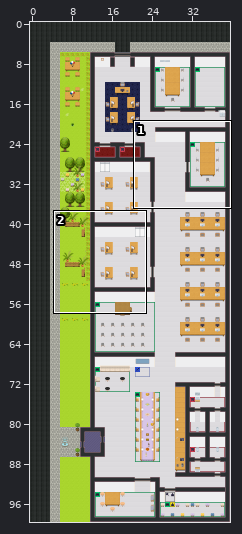
One commit to this Tiled map (JSON): map.tmj. Above, an overview of the earlier version with the close-up marked.
Close-up. As it was:
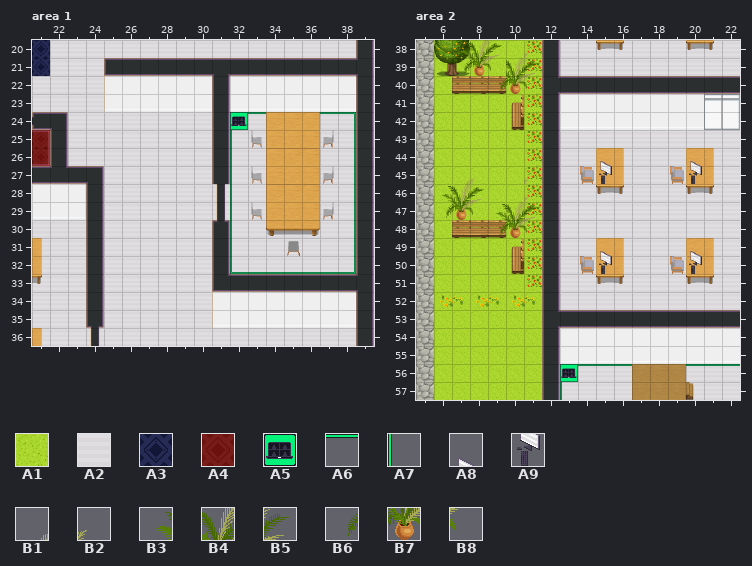
Cells are 32x32 px. Shown: area 1 x 21..39, y 20..36; area 2 x 5..22, y 38..57. The commit also changed other parts of the map, which this record leaves out.
Key: from "Chunk 1": A1 4, A2 5, A3 6, A4 7, A5 13, A6 14, A7 16, A8 190, A9 192, B1 201, B2 202, B3 203, B4 204, B5 205, B6 206, B7 207, B8 208.
__ is an empty cell, ## one hidden under a higher layer.
Layers that did not change in this view are not listed.
Layer "floor/floor1" before, area 1, first column x 21:
20 A3 A2 A2 A2 A2 A2 A2 A2 A2 A2
21 A3 A2 A2 A2 __ __ __ __ __ __
22 A2 A2 A2 A2 __ __ __ __ __ __
23 A2 A2 A2 A2 __ __ __ __ __ __
24 ## ## A2 A2 A2 A2 A2 A2 A2 A2
25 A4 ## A2 A2 A2 A2 A2 A2 A2 A2
26 A4 ## A2 A2 A2 A2 A2 A2 A2 A2
27 __ __ __ __ A2 A2 A2 A2 A2 A2
28 ## ## ## __ A2 A2 A2 A2 A2 A2
29 ## ## ## __ A2 A2 A2 A2 A2 A2
30 A2 A2 A2 __ A2 A2 A2 A2 A2 A2
31 A2 A2 A2 __ A2 A2 A2 A2 A2 A2
32 A2 A2 A2 __ A2 A2 A2 A2 A2 A2
33 A2 A2 A2 __ A2 A2 A2 A2 A2 A2
34 A2 A2 A2 __ A2 A2 A2 A2 A2 A2
35 A2 A2 A2 __ A2 A2 A2 A2 A2 A2
36 A2 A2 A2 A2 A2 A2 A2 A2 A2 A2
Layer "floor/floor1" before, area 2, first column x 8:
38 A1 A1 A1 A1 __ A2 A2 A2 A2 A2 A2 A2 A2 A2 A2
39 A1 A1 A1 A1 __ A2 A2 A2 A2 A2 A2 A2 A2 A2 A2
40 A1 A1 A1 A1 __ __ __ __ __ __ __ __ __ __ __
41 A1 A1 A1 A1 __ __ __ __ __ __ __ __ __ __ __
42 A1 A1 A1 A1 __ __ __ __ __ __ __ __ __ __ __
43 A1 A1 A1 A1 __ A2 A2 A2 A2 A2 A2 A2 A2 A2 A2
44 A1 A1 A1 A1 __ A2 A2 A2 A2 A2 A2 A2 A2 A2 A2
45 A1 A1 A1 A1 __ A2 A2 A2 A2 A2 A2 A2 A2 A2 A2
46 A1 A1 A1 A1 __ A2 A2 A2 A2 A2 A2 A2 A2 A2 A2
47 A1 A1 A1 A1 __ A2 A2 A2 A2 A2 A2 A2 A2 A2 A2
48 A1 A1 A1 A1 __ A2 A2 A2 A2 A2 A2 A2 A2 A2 A2
49 A1 A1 A1 A1 __ A2 A2 A2 A2 A2 A2 A2 A2 A2 A2
50 A1 A1 A1 A1 __ A2 A2 A2 A2 A2 A2 A2 A2 A2 A2
51 A1 A1 A1 A1 __ A2 A2 A2 A2 A2 A2 A2 A2 A2 A2
52 A1 A1 A1 A1 __ A2 A2 A2 A2 A2 A2 A2 A2 A2 A2
53 A1 A1 A1 A1 __ __ __ __ __ __ __ __ __ __ __
54 A1 A1 A1 A1 __ __ __ __ __ __ __ __ __ __ __
55 A1 A1 A1 A1 __ __ __ __ __ __ __ __ __ __ __
56 A1 A1 A1 A1 __ A2 A2 A2 A2 ## ## ## A2 A2 A2
57 A1 A1 A1 A1 __ A2 A2 A2 A2 ## ## ## A2 A2 A2
Layer "furniture/furniture3" before, area 2, first column x 5:
38 __ __ B3 B4 B5 __ B2 __ __ __ __ __ __ __ __ __ __ __
39 __ __ B6 B7 B8 B4 B5 __ __ __ __ __ __ __ __ __ __ __
40 __ __ __ __ B6 B7 B8 __ __ __ __ __ __ __ __ __ __ __
41 __ __ __ __ __ __ __ __ __ __ __ __ __ __ __ __ __ __
42 __ __ __ __ __ __ __ __ __ __ __ __ __ __ __ __ __ __
43 __ __ __ __ __ __ __ __ __ __ __ __ __ __ __ __ __ __
44 __ __ __ __ __ __ __ __ __ __ A8 __ __ __ __ A8 __ __
45 __ __ B1 B2 __ __ B2 __ __ __ A9 __ __ __ __ A9 __ __
46 __ B3 B4 B5 __ __ B2 __ __ __ __ __ __ __ __ __ __ __
47 __ B6 B7 B8 B3 B4 B5 __ __ __ __ __ __ __ __ __ __ __
48 __ __ __ __ B6 B7 B8 __ __ __ __ __ __ __ __ __ __ __
49 __ __ __ __ __ __ __ __ __ __ A8 __ __ __ __ A8 __ __
50 __ __ __ __ __ __ __ __ __ __ A9 __ __ __ __ A9 __ __
51 __ __ __ __ __ __ __ __ __ __ __ __ __ __ __ __ __ __
52 __ __ __ __ __ __ __ __ __ __ __ __ __ __ __ __ __ __
53 __ __ __ __ __ __ __ __ __ __ __ __ __ __ __ __ __ __
54 __ __ __ __ __ __ __ __ __ __ __ __ __ __ __ __ __ __
55 __ __ __ __ __ __ __ __ __ __ __ __ __ __ __ __ __ __
56 __ __ __ __ __ __ __ __ __ __ __ __ __ __ __ __ __ __
57 __ __ __ __ __ __ __ __ __ __ __ __ __ __ __ __ __ __
And afterwards:
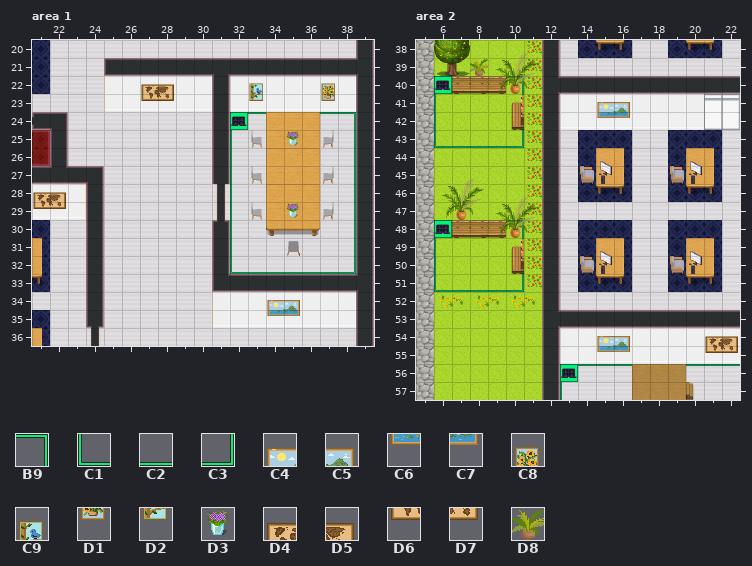
Further tiles: from "Chunk 1": B9 15, C1 18, C2 19, C3 20, C4 93, C5 94, C6 97, C7 98, C8 210, C9 212, D1 216, D2 218, D3 220, D4 235, D5 236, D6 237, D7 238, D8 241.
Diff:
Changed rows in their new state; .. is an unchanged cell.
Layer "floor/floor1", area 1:
first column x 21:
22 A3
first column x 21:
30 A3
31 A3
32 A3
33 A3
35 A3
36 A3
Layer "furniture/furniture3", area 1:
first column x 21:
22 .. .. .. .. .. .. D4 D5 .. .. .. .. C9 .. .. .. C8
23 .. .. .. .. .. .. D6 D7 .. .. .. .. D2 .. .. .. D1
25 .. .. .. .. .. .. .. .. .. .. .. .. .. .. D3 .. ..
28 D4 D5 .. .. .. .. .. .. .. .. .. .. .. .. .. .. ..
29 D6 D7 .. .. .. .. .. .. .. .. .. .. .. .. D3 .. ..
first column x 34:
34 C4 C5
35 C6 C7
Layer "floor/floor1", area 2:
first column x 14:
38 A3 A3 A3 .. .. A3 A3 A3
first column x 14:
43 A3 A3 A3 .. .. A3 A3 A3
44 A3 .. A3 .. .. A3 .. A3
45 A3 .. A3 .. .. A3 .. A3
46 A3 A3 A3 .. .. A3 A3 A3
48 A3 A3 A3 .. .. A3 A3 A3
49 A3 .. A3 .. .. A3 .. A3
50 A3 .. A3 .. .. A3 .. A3
51 A3 A3 A3 .. .. A3 A3 A3
Layer "floor/floor2", area 2:
first column x 6:
40 A5 A6 A6 A6 B9
41 A7 .. .. .. ..
42 A7 .. .. .. ..
43 C1 C2 C2 C2 C3
first column x 6:
48 A5 A6 A6 A6 B9
49 A7 .. .. .. ..
50 A7 .. .. .. ..
51 C1 C2 C2 C2 C3
Layer "furniture/furniture3", area 2:
first column x 7:
38 __ __ __ .. .. .. .. .. .. ..
39 __ D8 __ .. .. .. .. .. .. ..
40 .. .. __ .. .. .. .. .. .. ..
41 .. .. .. .. .. .. .. .. C4 C5
42 .. .. .. .. .. .. .. .. C6 C7
45 .. .. .. .. __ .. .. .. .. ..
48 .. .. __ .. .. .. .. .. .. ..
first column x 15:
54 C4 C5 .. .. .. .. D4 D5
55 C6 C7 .. .. .. .. D6 D7
Layer "above/above2", area 2:
first column x 9:
38 .. B1
39 B3 ..
40 B6 ..
first column x 9:
46 .. B1
48 B6 ..
